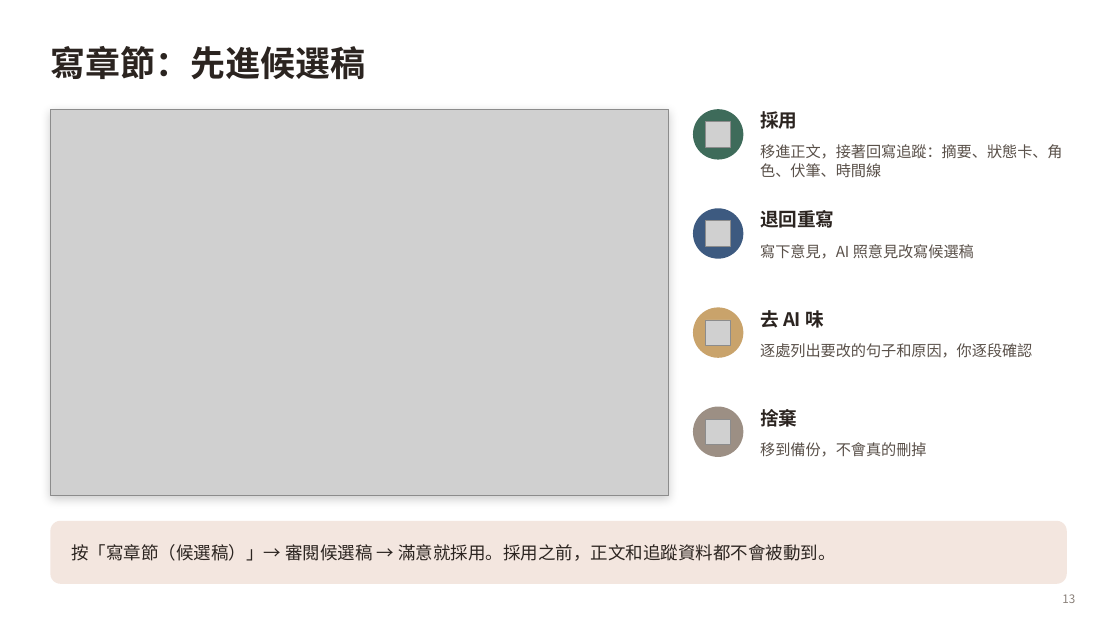
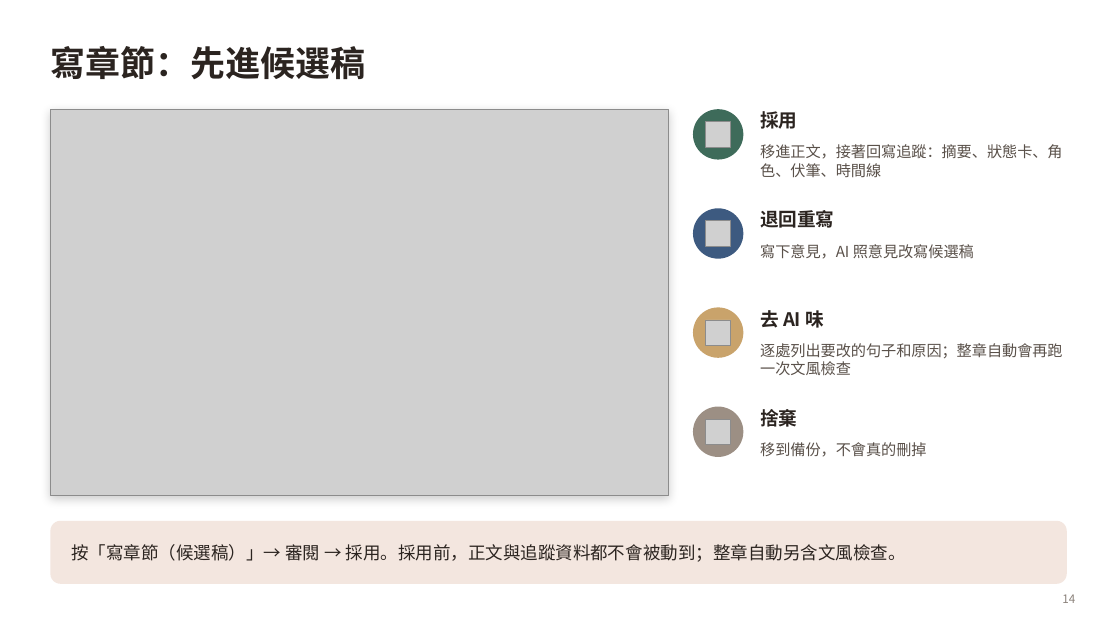
Before and after one commit to yamasoo/novel-studio, a slide deck: slide 14 of demo/小說工作台_新手教學.pptx (slide 13 before the commit). Drawn at 1120x630 pixels with LibreOffice and Linux fonts; fonts in the diff are those of the drawing; grey boxes stand for pictures. Boxes give left, top, right and bottom in pixels: in the first picture for what was removed or moved away, otherwise in the second. Text is boxed around its words. In the diff, an @@ line names an element or a change of style, - is before the commit and + after.

```diff
--- a/demo/小說工作台_新手教學.pptx
+++ b/demo/小說工作台_新手教學.pptx
@@ text at [760,343,1062,375]: text changed @@
-逐處列出要改的句子和原因，你逐段確認
+逐處列出要改的句子和原因；整章自動會再跑一次文風檢查
@@ text at [71,544,906,562]: text changed @@
-按「寫章節（候選稿）」→ 審閱候選稿 → 滿意就採用。採用之前，正文和追蹤資料都不會被動到。
+按「寫章節（候選稿）」→ 審閱 → 採用。採用前，正文與追蹤資料都不會被動到；整章自動另含文風檢查。
@@ page number at [1062,594,1075,603]: text changed @@
-13
+14
```
Also in this commit, not shown: 11 other slides changed, 3 slides added.
